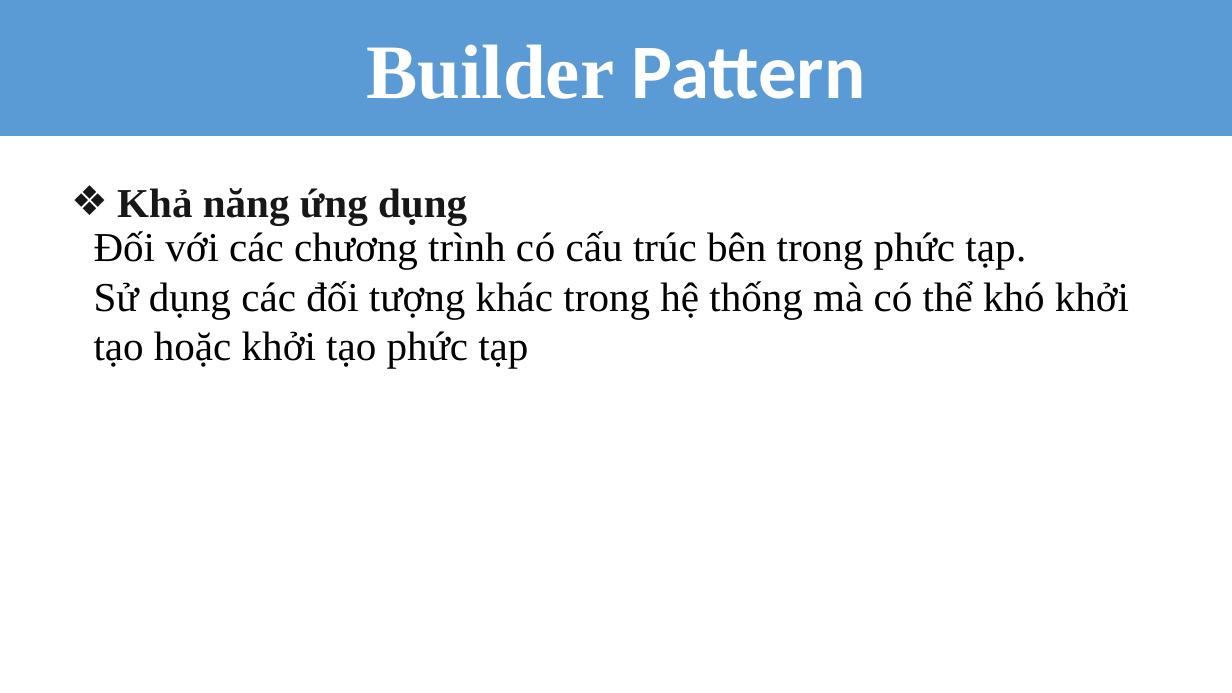
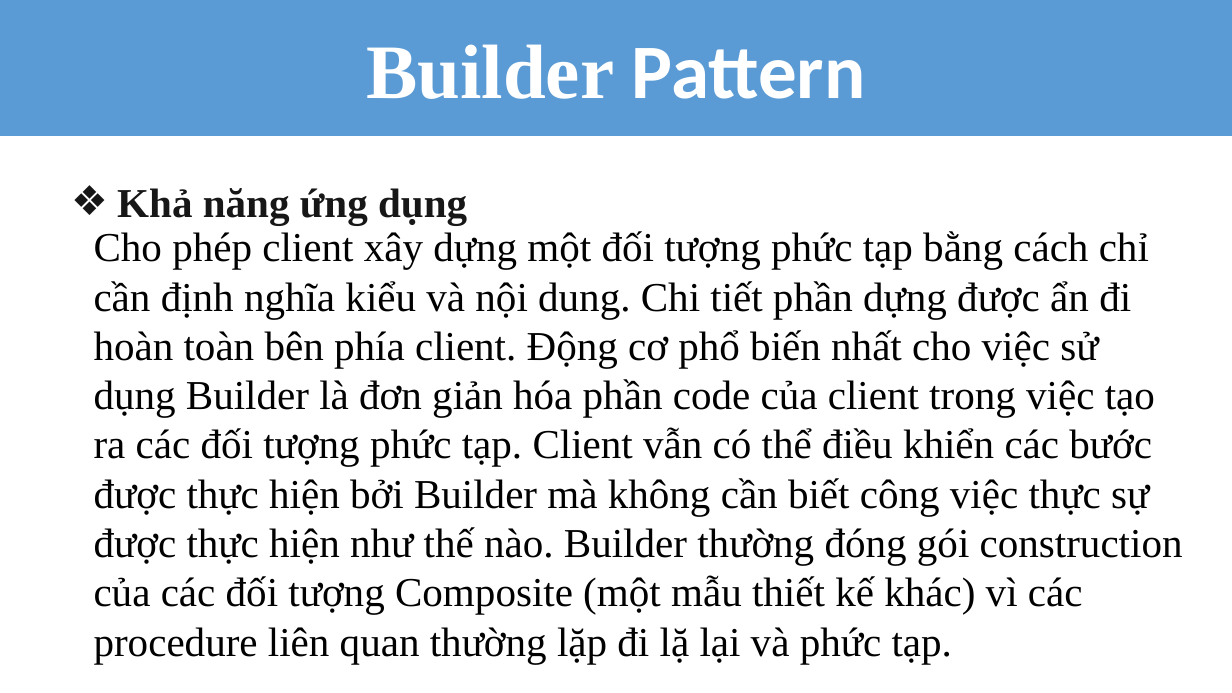
Before and after one commit to huulocuit1/DP, a slide deck: slide 4 of KHOA/Builder.pptx. Drawn at 1232x693 pixels with LibreOffice and Linux fonts; fonts in the diff are those of the drawing. Boxes give left, top, right and bottom in pixels: in the first picture for what was removed or moved away, otherwise in the second. Text is boxed around its words. In the diff, an @@ line names an element or a change of style, - is before the commit and + after.

```diff
--- a/KHOA/Builder.pptx
+++ b/KHOA/Builder.pptx
@@ text at (94, 231, 1183, 664): text changed @@
-  Đối với các chương trình có cấu trúc bên trong phức tạp.
-  Sử dụng các đối tượng khác trong hệ thống mà có thể khó khởi tạo hoặc khởi tạo phức tạp
+  Cho phép client xây dựng một đối tượng phức tạp bằng cách chỉ cần định nghĩa kiểu và nội dung. Chi tiết phần dựng được ẩn đi hoàn toàn bên phía client. Động cơ phổ biến nhất cho việc sử dụng Builder là đơn giản hóa phần code của client trong việc tạo ra các đối tượng phức tạp. Client vẫn có thể điều khiển các bước được thực hiện bởi Builder mà không cần biết công việc thực sự được thực hiện như thế nào. Builder thường đóng gói construction của các đối tượng Composite (một mẫu thiết kế khác) vì các procedure liên quan thường lặp đi lặ lại và phức tạp.
```
Also in this commit, not shown: 5 other slides changed, 1 slide removed, 3 other files.
